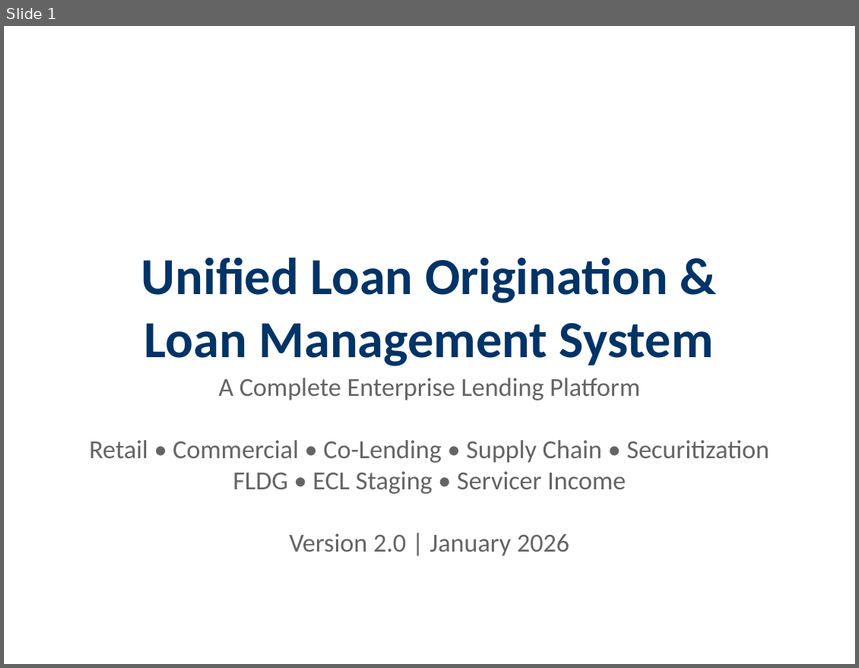
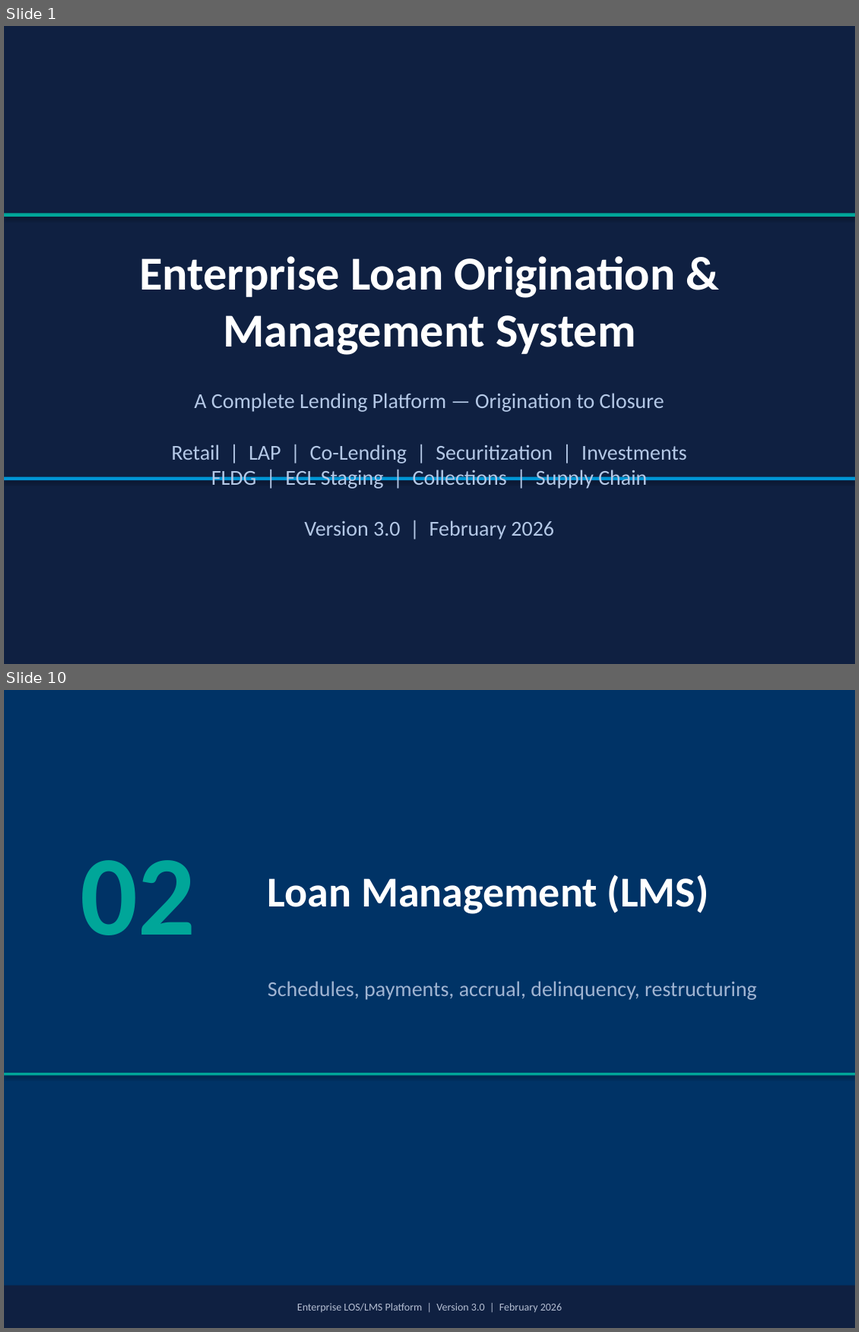
Before and after one commit to harshitrathi14/LOS-LMS, a slide deck: docs/LOS_LMS_System_Presentation.pptx. Shown one above the other, each under a label of ours: slide 1 before the commit, slides 1 and 10 after it; the slides between them are not shown. The pictures are 859x668 and 859x1332 pixels, drawn with LibreOffice and Linux fonts; fonts in the diff are those of the drawing. Boxes give left, top, right and bottom in pixels: in the first picture for what was removed or moved away, otherwise in the second. Text is boxed around its words. In the diff, an @@ line names an element or a change of style, - is before the commit and + after.

```diff
--- a/docs/LOS_LMS_System_Presentation.pptx
+++ b/docs/LOS_LMS_System_Presentation.pptx
@@ slide 10 added at <box>4,690,855,1328</box>, background #003366 @@
@@ text added at <box>81,860,196,935</box>, 96 pt, text #00A699, bold @@
+02
@@ text added at <box>268,875,709,914</box>, 36 pt, text #FFFFFF, bold @@
+Loan Management (LMS)
@@ text added at <box>268,981,757,1000</box>, 18 pt, text #A0B4D2 @@
+Schedules, payments, accrual, delinquency, restructuring
@@ rectangle added at <box>4,1073,855,1075</box>, fill #00A699 @@
@@ rectangle added at <box>4,1286,855,1328</box>, fill #0F2041, 9 pt, text #B4BED2 @@
+Enterprise LOS/LMS Platform | Version 3.0 | February 2026
@@ slide 1 changed as well @@
@@ background #FFFFFF to #0F2041 @@
@@ rectangle added at <box>4,213,855,217</box>, fill #00A699 @@
@@ text at <box>139,256,676,355</box>: text changed; size 44 to 40 pt; text colour #003366 to #FFFFFF @@
-Unified Loan Origination &
-Loan Management System
+Enterprise Loan Origination &
+Management System
@@ text at <box>171,393,687,540</box>: text changed; size 22 to 18 pt; text colour #646464 to #B4C8E6 @@
-A Complete Enterprise Lending Platform
-Retail • Commercial • Co-Lending • Supply Chain • Securitization
-FLDG • ECL Staging • Servicer Income
-Version 2.0 | January 2026
+A Complete Lending Platform — Origination to Closure
+Retail | LAP | Co-Lending | Securitization | Investments
+FLDG | ECL Staging | Collections | Supply Chain
+Version 3.0 | February 2026
@@ rectangle added at <box>4,477,855,480</box>, fill #0096D6 @@
```
Also in this commit, not shown: 2 other slides changed, 48 other slides added, 23 slides removed, 32 other files.
